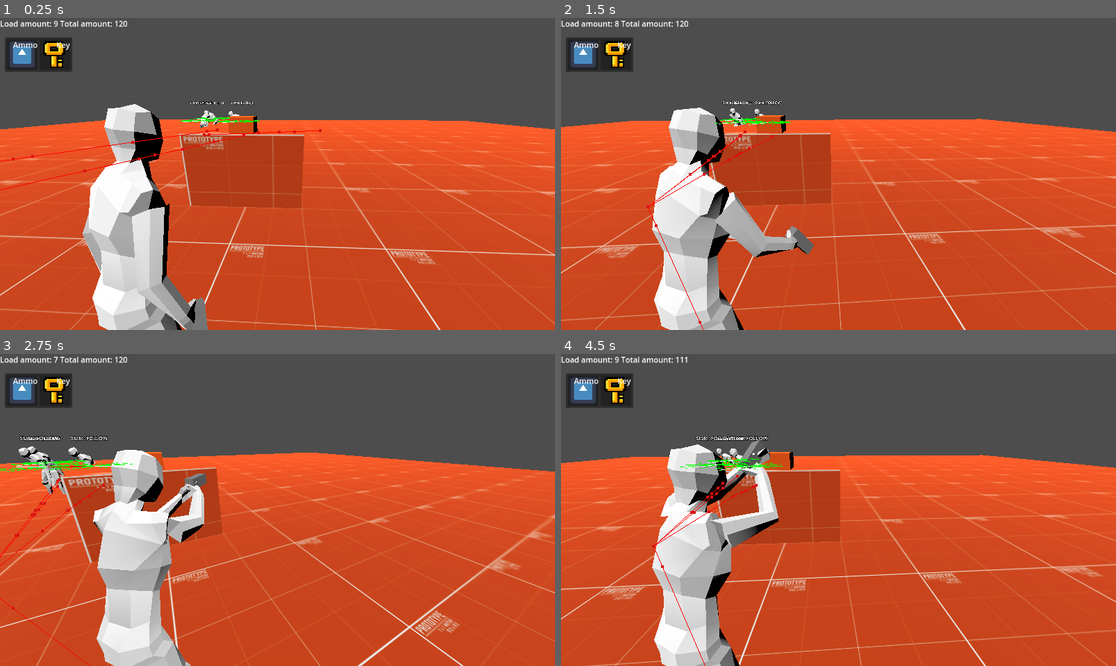
Above: before the commit, frames 1-4 (two rows, left to right).
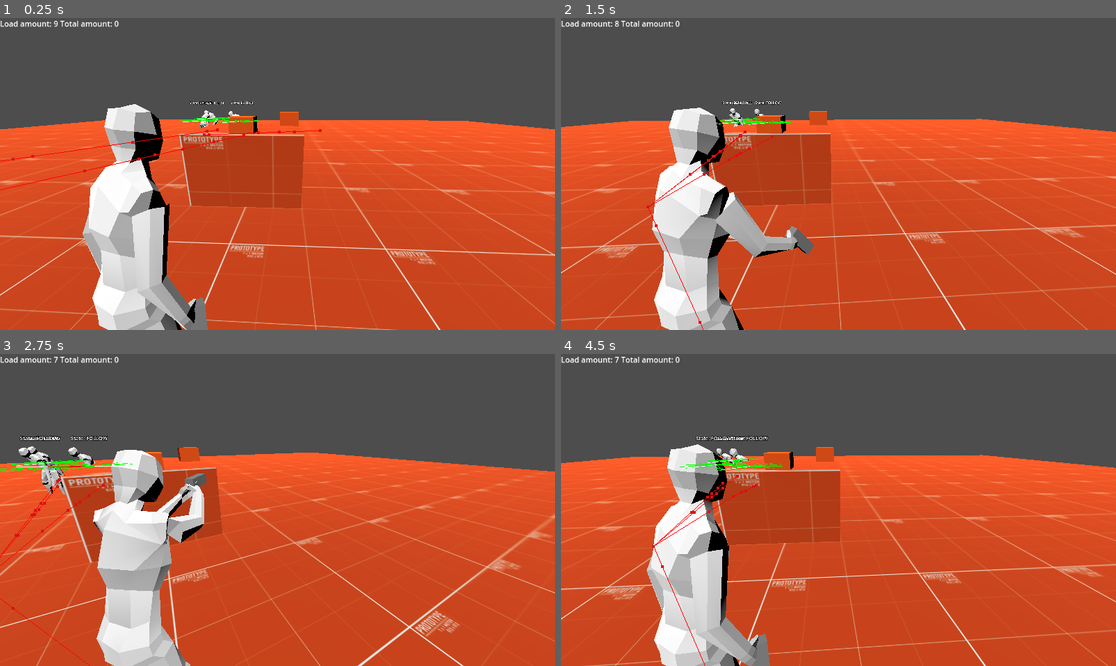
Above: after the commit, the same moments.

Repository: Vosnov/GD_APrototype
Game: Godot game, scene res://main.tscn
Same seed, same stepped clock (60 frames per second), same inputs: the game is played once before the commit and once after it. The engine's default icon, where the game draws it, is replaced by a stand-in: a white triangle on a blue panel in a dark square.
Inputs (mouse positions are in pixels of both pictures, inside the frame that each line leads up to):
- Up to frame 1 (0.25 s): no input
- Up to frame 2 (1.5 s): move the mouse to (866, 174) at 0.52 s; hold D (right) 0.53-1.28 s; hold Right mouse button (aim) 0.53-1.28 s; click (866, 174) at 0.8 s; move the mouse to (810, 174) at 1.27 s; hold A (left) from 1.28 s (still down); click (810, 174) at 1.35 s
- Up to frame 3 (2.75 s): right-click (249, 510) at 1.55 s; move the mouse to (288, 503) at 2.02 s; release A (left) at 2.03 s; hold D (right) from 2.03 s (still down); hold Right mouse button (aim) from 2.03 s (still down); click (288, 503) at 2.3 s
- Up to frame 4 (4.5 s): move the mouse to (832, 516) at 2.77 s; release Right mouse button (aim) at 2.78 s; tap S (bottom) at 2.85 s; right-click (832, 516) at 3.05 s; move the mouse to (877, 513) at 3.52 s; release D (right) at 3.53 s; hold A (left) from 3.53 s (still down); click (877, 513) at 3.6 s; tap R (reload) at 4.15 s; move the mouse to (794, 506) at 4.27 s; tap Shift (sprint) at 4.35 s

The runs differ from the first frame. In frame 1, 1.4% of the frame differs, in the area x 0-54%, y 0-35%; in frame 2, 1.4%; in frame 3, 1.4%; in frame 4, 6.5%, in the area x 0-50%, y 0-100%.

Commit message:
inventory

Diff:
--- a/Data/ammo_data.tres
+++ b/Data/ammo_data.tres
@@ -1,10 +1,11 @@
-[gd_resource type="Resource" script_class="ItemData" load_steps=3 format=3 uid="uid://dhb4hlupm2k4i"]
+[gd_resource type="Resource" script_class="AmmoData" load_steps=3 format=3 uid="uid://cj8h8vjt3jm5j"]
 
+[ext_resource type="Script" path="res://Scripts/Data/ammo_data.gd" id="1_02ruj"]
 [ext_resource type="Texture2D" uid="uid://bc0wd7e2kwdmm" path="res://icon.svg" id="1_mj6ba"]
-[ext_resource type="Script" path="res://Scripts/Data/item_data.gd" id="2_3ihox"]
 
 [resource]
-script = ExtResource("2_3ihox")
+script = ExtResource("1_02ruj")
+AMMO_AMOUNT = 14
 NAME = "Ammo"
-DESCRIPTION = "Its a ammo"
+DESCRIPTION = "Its AMMO"
 TEXTURE = ExtResource("1_mj6ba")
--- a/Data/inventory_data.tres
+++ b/Data/inventory_data.tres
@@ -1,9 +1,8 @@
-[gd_resource type="Resource" script_class="InventoryData" load_steps=4 format=3 uid="uid://bemwgorxb3qbr"]
+[gd_resource type="Resource" script_class="InventoryData" load_steps=3 format=3 uid="uid://bemwgorxb3qbr"]
 
 [ext_resource type="Script" path="res://Scripts/Data/inventory_data.gd" id="1_dx3ca"]
-[ext_resource type="Resource" uid="uid://dhb4hlupm2k4i" path="res://Data/ammo_data.tres" id="1_yxsic"]
 [ext_resource type="Resource" uid="uid://c1f5nhddcsns4" path="res://Data/key_data.tres" id="2_kwwf0"]
 
 [resource]
 script = ExtResource("1_dx3ca")
-ITEMS = Array[Resource("res://Scripts/Data/item_data.gd")]([ExtResource("1_yxsic"), ExtResource("2_kwwf0")])
+ITEMS = Array[Resource("res://Scripts/Data/item_data.gd")]([ExtResource("2_kwwf0")])
--- a/Nodes/Charecters/player.tscn
+++ b/Nodes/Charecters/player.tscn
@@ -1,10 +1,11 @@
-[gd_scene load_steps=30 format=3 uid="uid://dmruxdnqw4rtm"]
+[gd_scene load_steps=31 format=3 uid="uid://dmruxdnqw4rtm"]
 
 [ext_resource type="Script" path="res://Scripts/Player/player.gd" id="1_argoq"]
 [ext_resource type="PackedScene" uid="uid://bbh0f6e0pgr5d" path="res://Models/Player/myNewPlayer.glb" id="3_dwu3i"]
 [ext_resource type="PackedScene" uid="uid://fgy3u75rkh4s" path="res://Nodes/Guns/base_gun.tscn" id="3_g63f8"]
 [ext_resource type="PackedScene" uid="uid://bqsd8fu40qpul" path="res://Nodes/Components/aim_component.tscn" id="4_p34vl"]
 [ext_resource type="PackedScene" uid="uid://bdq7nuo5brc0d" path="res://Nodes/Components/gun_ik_component.tscn" id="5_2jfyf"]
+[ext_resource type="PackedScene" uid="uid://0u1raq4i067k" path="res://Nodes/Components/inventory_component.tscn" id="7_fldk7"]
 [ext_resource type="Script" path="res://Scripts/Player/animations.gd" id="14_k2vgs"]
 
 [sub_resource type="CapsuleShape3D" id="CapsuleShape3D_usbos"]
@@ -146,44 +147,43 @@
 transform = Transform3D(-0.4, 0, -3.49691e-08, 0, 0.4, 0, 3.49691e-08, 0, -0.4, 0, 0, 0)
 
 [node name="Skeleton3D" parent="myNewPlayer/Armature" index="0"]
-bones/0/position = Vector3(-0.000100967, -0.316693, -0.0400351)
+bones/0/position = Vector3(-0.00113545, -0.349642, -0.0412883)
 bones/0/rotation = Quaternion(0.0186382, -0.196081, -0.00372765, 0.980404)
-bones/1/rotation = Quaternion(0.115393, -0.167596, 0.0215076, 0.978843)
+bones/1/rotation = Quaternion(0.115051, -0.183697, 0.023574, 0.975942)
 bones/2/rotation = Quaternion(0.110454, -0.194868, -0.0220907, 0.97434)
 bones/3/rotation = Quaternion(-0.186458, 0.365145, -0.00155414, 0.912086)
 bones/4/rotation = Quaternion(-1.28079e-10, 0.14834, 3.04512e-10, 0.988936)
-bones/5/rotation = Quaternion(0.0848436, 0.104562, -0.758632, 0.637453)
-bones/6/position = Vector3(0.0335102, 0.456706, 0.0738717)
-bones/6/rotation = Quaternion(0.0944039, 0.0827841, -0.524832, 0.841895)
-bones/7/rotation = Quaternion(0.448152, 0.0603754, 0.0942745, 0.88692)
-bones/11/rotation = Quaternion(0.136627, -0.0615871, 0.787591, 0.597696)
-bones/12/position = Vector3(-0.0486004, 0.456905, 0.0188017)
-bones/12/rotation = Quaternion(0.0812691, -0.171228, 0.433154, 0.881166)
-bones/13/rotation = Quaternion(0.336307, 0.013547, -0.0351604, 0.940998)
-bones/17/position = Vector3(0.246961, 0.130097, 0.0527288)
-bones/17/rotation = Quaternion(-0.27368, -0.0142943, 0.960242, -0.0532071)
+bones/5/rotation = Quaternion(0.0843818, 0.0979329, -0.753996, 0.644033)
+bones/6/position = Vector3(0.0225521, 0.456783, 0.0752213)
+bones/6/rotation = Quaternion(0.0772055, 0.0813369, -0.523031, 0.844904)
+bones/7/rotation = Quaternion(0.428044, 0.0351793, 0.0547368, 0.901413)
+bones/11/rotation = Quaternion(0.132117, -0.0815848, 0.773199, 0.61486)
+bones/12/position = Vector3(-0.0587878, 0.457707, 0.0146216)
+bones/12/rotation = Quaternion(0.0995348, -0.174547, 0.446814, 0.87177)
+bones/13/rotation = Quaternion(0.377962, -0.0149357, -0.0660755, 0.923339)
+bones/17/position = Vector3(0.25331, 0.128003, 0.0727015)
+bones/17/rotation = Quaternion(-0.272291, -0.0425921, 0.96108, -0.0192044)
 bones/17/scale = Vector3(1.00004, 0.999995, 1.00006)
-bones/18/rotation = Quaternion(-0.163759, -0.0137398, -0.302142, 0.938991)
+bones/18/rotation = Quaternion(-0.134187, -0.0139654, -0.232807, 0.96312)
 bones/18/scale = Vector3(0.999997, 0.999998, 1)
-bones/19/position = Vector3(-0.265003, 0.128586, 0.00238762)
-bones/19/rotation = Quaternion(0.515992, 0.145033, 0.841945, 0.0620194)
+bones/19/position = Vector3(-0.271434, 0.129425, -0.0481342)
+bones/19/rotation = Quaternion(0.460034, 0.25106, 0.847531, 0.0838326)
 bones/19/scale = Vector3(1.00003, 0.999997, 1.00006)
-bones/20/rotation = Quaternion(-0.0987508, -0.0119082, 0.183325, 0.978007)
-bones/21/position = Vector3(0.295224, 0.0027234, 0.856654)
-bones/22/position = Vector3(-0.801253, -0.0481077, -0.431124)
-bones/23/position = Vector3(-0.254546, -2.12075, 0.00656855)
-bones/24/position = Vector3(-0.435993, -1.12656, 1.06787)
-bones/25/position = Vector3(0.297736, -1.9475, -0.514861)
-bones/26/position = Vector3(-0.0516777, -1.13964, 1.07146)
+bones/20/rotation = Quaternion(-0.0993511, -0.0117482, 0.197009, 0.975284)
+bones/21/position = Vector3(0.311216, -0.0300198, 0.856654)
+bones/22/position = Vector3(-0.801253, -0.0481077, -0.436649)
+bones/23/position = Vector3(-0.254546, -2.0713, 0.36613)
+bones/24/position = Vector3(-0.491961, -1.10445, 1.06547)
+bones/25/position = Vector3(0.297736, -2.02188, -0.528849)
+bones/26/position = Vector3(-0.050322, -1.13842, 1.0656)
 
 [node name="BoneAttachment3D" type="BoneAttachment3D" parent="myNewPlayer/Armature/Skeleton3D" index="2"]
-transform = Transform3D(-0.988626, -0.146022, -0.0359862, 0.142952, -0.98675, 0.0767324, -0.0467142, 0.0707155, 0.996402, -0.801289, -0.0481416, -0.43114)
+transform = Transform3D(-0.982381, -0.186488, 0.0121961, 0.186378, -0.972814, 0.137457, -0.0137697, 0.137309, 0.990432, -0.801757, -0.0480721, -0.436733)
 bone_name = "Bone.011.R"
 bone_idx = 14
 
-[node name="BaseGun" parent="myNewPlayer/Armature/Skeleton3D/BoneAttachment3D" node_paths=PackedStringArray("ANIMATION_TREE") instance=ExtResource("3_g63f8")]
+[node name="BaseGun" parent="myNewPlayer/Armature/Skeleton3D/BoneAttachment3D" instance=ExtResource("3_g63f8")]
 transform = Transform3D(0.485675, 0.867444, 0.107989, -0.33326, 0.297949, -0.894519, -0.808121, 0.398457, 0.433789, 0.0530801, 0.212241, 0.14896)
-ANIMATION_TREE = NodePath("../../../../../AnimationTree")
 
 [node name="CollisionShape3D" type="CollisionShape3D" parent="."]
 transform = Transform3D(1, 0, 0, 0, 1, 0, 0, 0, 1, 0, -0.0584707, -0.125943)
@@ -220,4 +220,6 @@
 SKELETON = NodePath("../myNewPlayer/Armature/Skeleton3D")
 BONE_NAME = "Bone.001"
 
+[node name="InventoryComponent" parent="." instance=ExtResource("7_fldk7")]
+
 [editable path="myNewPlayer"]
--- /dev/null
+++ b/Nodes/Components/inventory_component.tscn
@@ -0,0 +1,8 @@
+[gd_scene load_steps=3 format=3 uid="uid://0u1raq4i067k"]
+
+[ext_resource type="Resource" uid="uid://bemwgorxb3qbr" path="res://Data/inventory_data.tres" id="1_6o6tf"]
+[ext_resource type="Script" path="res://Scripts/Components/inventory_component.gd" id="1_rik81"]
+
+[node name="InventoryComponent" type="Node"]
+script = ExtResource("1_rik81")
+INVENTORY_DATA = ExtResource("1_6o6tf")
--- a/Nodes/Items/pick_up_base.tscn
+++ b/Nodes/Items/pick_up_base.tscn
@@ -21,7 +21,7 @@
 
 func _input(_event):
 	if Input.is_action_just_pressed(\"action\") and action_icon.visible:
-		Events.emit_signal('item_pick_up', ITEM_DATA)
+		Events.emit_signal('item_pick_up', ITEM_DATA.duplicate())
 		queue_free()
 "
 
--- a/Nodes/UI/inventory_container.tscn
+++ b/Nodes/UI/inventory_container.tscn
@@ -1,18 +1,16 @@
-[gd_scene load_steps=4 format=3 uid="uid://cvyp86en27tbq"]
+[gd_scene load_steps=3 format=3 uid="uid://cvyp86en27tbq"]
 
 [ext_resource type="PackedScene" uid="uid://dqhrjljwrj5b" path="res://Nodes/UI/item_slot.tscn" id="1_2wlpr"]
-[ext_resource type="Resource" uid="uid://bemwgorxb3qbr" path="res://Data/inventory_data.tres" id="2_fr3b1"]
 
 [sub_resource type="GDScript" id="GDScript_gevom"]
 script/source = "extends PanelContainer
 
 @export var SLOT: PackedScene
-@export var INVENTORY_DATA: InventoryData
 @onready var grid_container = $MarginContainer/GridContainer
 
 func _ready():
-	fill_grid(INVENTORY_DATA.ITEMS)
-	Events.connect('item_pick_up', _on_pick_up)
+	fill_grid(Inventory.items)
+	Events.connect('inventory_update', _on_inventory_update)
 
 func fill_grid(items: Array[ItemData]):
 	for child in grid_container.get_children():
@@ -23,9 +21,8 @@
 		grid_container.add_child(slot)
 		slot.set_item_data(item)
 
-func _on_pick_up(item_data: ItemData):
-	INVENTORY_DATA.ITEMS.push_back(item_data)
-	fill_grid(INVENTORY_DATA.ITEMS)
+func _on_inventory_update(datas: Array[ItemData]):
+	fill_grid(datas)
 "
 
 [node name="InventoryContainer" type="PanelContainer"]
@@ -33,7 +30,6 @@
 offset_bottom = 40.0
 script = SubResource("GDScript_gevom")
 SLOT = ExtResource("1_2wlpr")
-INVENTORY_DATA = ExtResource("2_fr3b1")
 
 [node name="MarginContainer" type="MarginContainer" parent="."]
 layout_mode = 2
@@ -45,3 +41,15 @@
 [node name="GridContainer" type="GridContainer" parent="MarginContainer"]
 layout_mode = 2
 columns = 6
+
+[node name="ItemSlot" parent="MarginContainer/GridContainer" instance=ExtResource("1_2wlpr")]
+layout_mode = 2
+
+[node name="ItemSlot2" parent="MarginContainer/GridContainer" instance=ExtResource("1_2wlpr")]
+layout_mode = 2
+
+[node name="ItemSlot3" parent="MarginContainer/GridContainer" instance=ExtResource("1_2wlpr")]
+layout_mode = 2
+
+[node name="ItemSlot4" parent="MarginContainer/GridContainer" instance=ExtResource("1_2wlpr")]
+layout_mode = 2
--- a/Nodes/UI/item_slot.tscn
+++ b/Nodes/UI/item_slot.tscn
@@ -30,3 +30,9 @@
 size_flags_horizontal = 8
 size_flags_vertical = 0
 text = "Test"
+
+[node name="AmountLabel" type="Label" parent="."]
+layout_mode = 2
+size_flags_horizontal = 0
+size_flags_vertical = 8
+text = "0"
--- a/Nodes/ui.tscn
+++ b/Nodes/ui.tscn
@@ -5,29 +5,37 @@
 [sub_resource type="GDScript" id="GDScript_tkxjl"]
 script/source = "extends CanvasLayer
 
+@export var INVENTORY_CONTAINER: PackedScene
+
 @onready var reload_label = $ReloadData
+@onready var inventory_wrapper = $InventoryWrapper
 
 func _init():
 	Events.connect(\"player_reload_data_ui\", _on_reload_data)
 
 func _on_reload_data(amount: int, total_amount: int):
 	reload_label.text = str(\"Load amount: \", amount, \" Total amount: \", total_amount)
+
+func _input(event):
+	if Input.is_action_just_pressed('menu') and inventory_wrapper.get_child_count() == 0:
+		inventory_wrapper.add_child(INVENTORY_CONTAINER.instantiate())
+	if Input.is_action_just_pressed('ui_cancel'):
+		for child in inventory_wrapper.get_children():
+			child.queue_free()
 "
 
 [node name="UI" type="CanvasLayer"]
 script = SubResource("GDScript_tkxjl")
+INVENTORY_CONTAINER = ExtResource("1_hkedj")
 
 [node name="ReloadData" type="Label" parent="."]
 offset_right = 40.0
 offset_bottom = 23.0
 
-[node name="Control" type="Control" parent="."]
+[node name="InventoryWrapper" type="Control" parent="."]
 layout_mode = 3
 anchors_preset = 0
 offset_left = 10.0
 offset_top = 40.0
 offset_right = 50.0
 offset_bottom = 80.0
-
-[node name="InventoryContainer" parent="Control" instance=ExtResource("1_hkedj")]
-layout_mode = 0
--- /dev/null
+++ b/Scripts/Components/inventory_component.gd
@@ -0,0 +1,26 @@
+extends Node
+class_name InventoryComponent
+
+@export var INVENTORY_DATA: InventoryData
+
+func _ready():
+	Inventory.items = INVENTORY_DATA.ITEMS
+	Events.emit_signal('inventory_update', INVENTORY_DATA.ITEMS)
+	Events.connect('item_pick_up', _on_item_pick_up)
+	Events.connect('player_reload', _on_player_reload)
+	Events.connect('inventory_update', _on_inventory_update)
+
+func _on_item_pick_up(item: ItemData):
+	INVENTORY_DATA.ITEMS.push_back(item)
+	Events.emit_signal('inventory_update', INVENTORY_DATA.ITEMS)
+
+func _on_player_reload(amount_drop: int):
+	for item in INVENTORY_DATA.ITEMS:
+		if item is AmmoData:
+			item.AMMO_AMOUNT -= amount_drop
+			if item.AMMO_AMOUNT <= 0: INVENTORY_DATA.ITEMS.erase(item)
+			Events.emit_signal('inventory_update', INVENTORY_DATA.ITEMS)
+			return
+
+func _on_inventory_update(items: Array[ItemData]):
+	Inventory.items = items
--- /dev/null
+++ b/Scripts/Data/ammo_data.gd
@@ -0,0 +1,4 @@
+extends ItemData
+class_name AmmoData
+
+@export var AMMO_AMOUNT = 14
--- a/Scripts/Player/animations.gd
+++ b/Scripts/Player/animations.gd
@@ -44,7 +44,7 @@
 	if Input.is_action_just_released("aim"):
 		ANIMATION_TREE.set("parameters/shot/request", AnimationNodeOneShot.ONE_SHOT_REQUEST_ABORT)
 
-func _on_player_reload():
+func _on_player_reload(_amount_drop: int):
 	ANIMATION_TREE.set("parameters/reload_shot/request", AnimationNodeOneShot.ONE_SHOT_REQUEST_FIRE)
 
 func _on_player_shot():
--- a/Scripts/Player/base_gun.gd
+++ b/Scripts/Player/base_gun.gd
@@ -2,7 +2,6 @@
 
 @export var MAX_AMOUNT_LOADED = 9
 @export var AMMOUNT_LOADED = 9
-@export var AMOUNT_TOTAL = 120
 @export var SHOT_TIMEOUT = 0.4
 @export var RELOAD_TIMEOUT = 1.0
 
@@ -12,9 +11,10 @@
 var aiming = false
 var is_runing = false
 var is_reloading = false
+var amount_total = 0
 
 func _ready():
-	Events.emit_signal("player_reload_data_ui", AMMOUNT_LOADED, AMOUNT_TOTAL)
+	Events.connect('inventory_update', _on_inventory_update)
 
 func shot():
 	if not shot_timer.is_stopped(): return
@@ -25,19 +25,19 @@
 	shot_timer.one_shot = true
 	shot_timer.start(SHOT_TIMEOUT)
 	Events.emit_signal("player_shot")
-	Events.emit_signal("player_reload_data_ui", AMMOUNT_LOADED, AMOUNT_TOTAL)
+	Events.emit_signal("player_reload_data_ui", AMMOUNT_LOADED, amount_total)
 
 func reload():
-	if AMOUNT_TOTAL == 0: return
+	if amount_total == 0: return
 	if AMMOUNT_LOADED == MAX_AMOUNT_LOADED: return
 
-	AMMOUNT_LOADED = min(AMOUNT_TOTAL, MAX_AMOUNT_LOADED)
-	AMOUNT_TOTAL -= AMMOUNT_LOADED
+	AMMOUNT_LOADED = min(amount_total, MAX_AMOUNT_LOADED)
+	amount_total -= AMMOUNT_LOADED
 	is_reloading = true
 	reload_timer.one_shot = true
 	reload_timer.start(RELOAD_TIMEOUT)
-	Events.emit_signal("player_reload")
-	Events.emit_signal("player_reload_data_ui", AMMOUNT_LOADED, AMOUNT_TOTAL)
+	Events.emit_signal("player_reload", AMMOUNT_LOADED)
+	Events.emit_signal("player_reload_data_ui", AMMOUNT_LOADED, amount_total)
 
 func _input(_event):
 	aiming = Input.is_action_pressed("aim")
@@ -50,6 +50,12 @@
 	if Input.is_action_just_pressed("reload") and not is_runing:
 		reload()
 
-
 func _on_reload_timer_timeout():
 	is_reloading = false
+
+func _on_inventory_update(items: Array[ItemData]):
+	amount_total = 0
+	for item in items:
+		if item is AmmoData:
+			amount_total += item.AMMO_AMOUNT
+	Events.emit_signal("player_reload_data_ui", AMMOUNT_LOADED, amount_total)
--- a/Scripts/UI/item_slot.gd
+++ b/Scripts/UI/item_slot.gd
@@ -3,7 +3,15 @@
 
 @onready var texture_rect = $MarginContainer/TextureRect
 @onready var label = $Label
+@onready var amount_label = $AmountLabel
+
+func _ready():
+	amount_label.visible = false
 
 func set_item_data(data: ItemData):
 	label.text = data.NAME
 	texture_rect.texture = data.TEXTURE
+
+	if data is AmmoData:
+		amount_label.visible = true
+		amount_label.text = str(data.AMMO_AMOUNT)
--- a/Scripts/events.gd
+++ b/Scripts/events.gd
@@ -7,10 +7,11 @@
 signal enemy_die(enemy: Enemy)
 #PLAYER
 signal player_shot()
-signal player_reload()
+signal player_reload(amount_drop: int)
 signal player_take_damage(damage: float)
 #UI
 signal player_hp_ui(hp: float)
 signal player_reload_data_ui(amount: int, total_amount: int)
 #INVENTORY
 signal item_pick_up(item_data: ItemData)
+signal inventory_update(item_datas: Array[ItemData])
--- /dev/null
+++ b/Scripts/inventory.gd
@@ -0,0 +1,4 @@
+extends Node
+
+var is_open = false
+var items: Array[ItemData] = []
--- a/main.tscn
+++ b/main.tscn
@@ -84,4 +84,7 @@
 [node name="Ammo" parent="." instance=ExtResource("6_iygk2")]
 transform = Transform3D(1, 0, 0, 0, 1, 0, 0, 0, 1, 0, 1.34425, 0.746136)
 
+[node name="Ammo2" parent="." instance=ExtResource("6_iygk2")]
+transform = Transform3D(1, 0, 0, 0, 1, 0, 0, 0, 1, 0.767375, 1.372, -0.549004)
+
 [editable path="CameraController"]
--- a/project.godot
+++ b/project.godot
@@ -18,6 +18,7 @@
 [autoload]
 
 Events="*res://Scripts/events.gd"
+Inventory="*res://Scripts/inventory.gd"
 
 [input]
 
@@ -66,6 +67,11 @@
 "events": [Object(InputEventKey,"resource_local_to_scene":false,"resource_name":"","device":-1,"window_id":0,"alt_pressed":false,"shift_pressed":false,"ctrl_pressed":false,"meta_pressed":false,"pressed":false,"keycode":0,"physical_keycode":69,"key_label":0,"unicode":101,"echo":false,"script":null)
 ]
 }
+menu={
+"deadzone": 0.5,
+"events": [Object(InputEventKey,"resource_local_to_scene":false,"resource_name":"","device":-1,"window_id":0,"alt_pressed":false,"shift_pressed":false,"ctrl_pressed":false,"meta_pressed":false,"pressed":false,"keycode":0,"physical_keycode":4194306,"key_label":0,"unicode":0,"echo":false,"script":null)
+]
+}
 
 [layer_names]
 
Not shown: 1 places in Nodes/Items/ammo.tscn that only renumber resources
